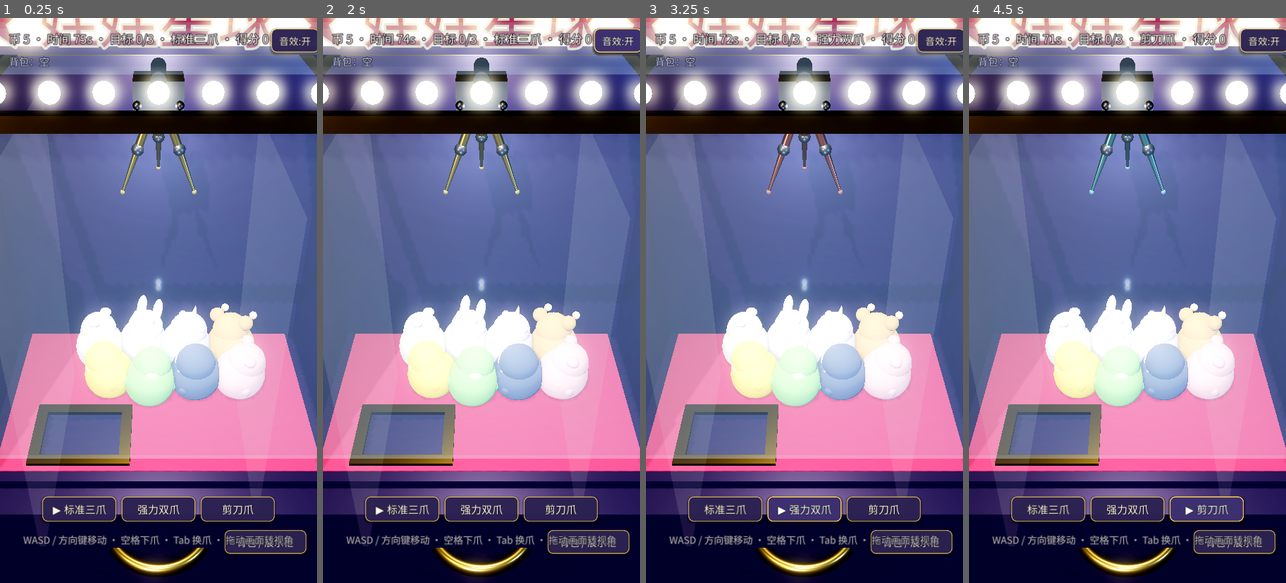
Above: before the commit, frames 1-4 (left to right).
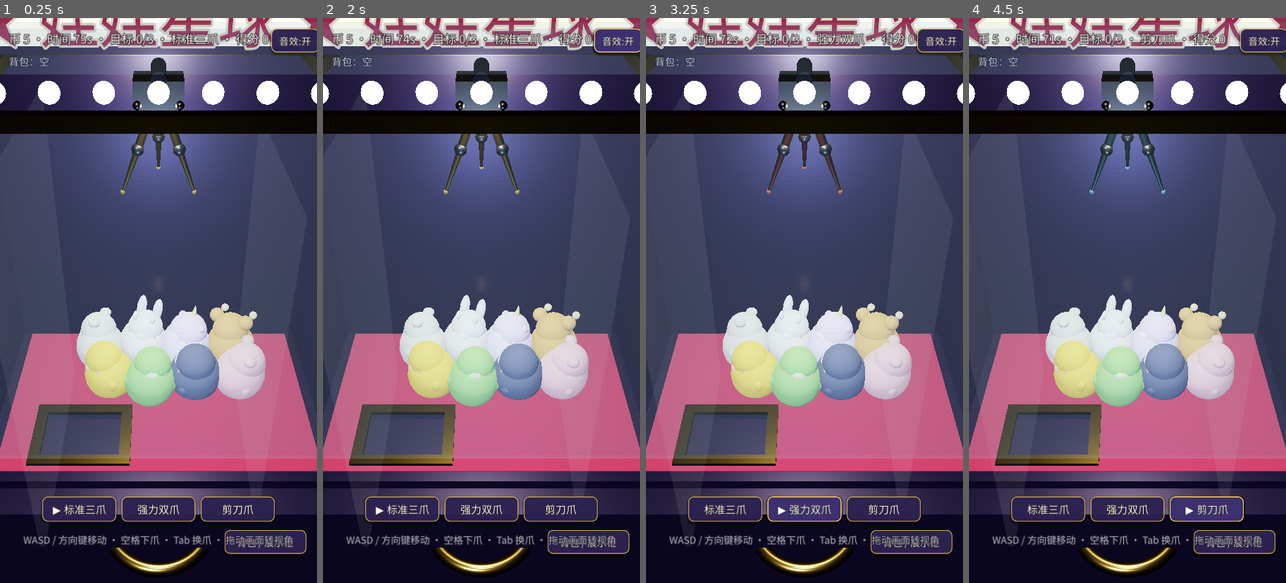
Above: after the commit, the same moments.

Repository: hl3w22bupt/myrd-playground
Game: Godot game, scene res://scenes/main.tscn
Same seed, same stepped clock (60 frames per second), same inputs: the game is played once before the commit and once after it.
Inputs:
- Up to frame 1 (0.25 s): no input
- Up to frame 2 (2 s): click "音效:开" at 0.5 s; click "已静音" at 1.25 s
- Up to frame 3 (3.25 s): click "▶ 标准三爪" at 2 s; click "强力双爪" at 2.75 s
- Up to frame 4 (4.5 s): click "标准三爪" at 3.5 s; click "剪刀爪" at 4.25 s

The runs differ from the first frame. In frame 1, 75% of the frame differs, in the area x 0-100%, y 0-99%; in frame 2, 75%; in frame 3, 75%; in frame 4, 75%.

Commit message:
feat(game-11): 画质 v2 性能分层 —— GPU 能力分级钳制 + 软渲染 LOW 档 + 灯组呼吸
同机同时刻对照实验：v1 与 v2 在 SwiftShader 门禁环境 fps 完全一致（均 5，本地读数；
上轮 10 为平台 runner 环境）—— 画质升级零帧回退，门禁阈值风险主要来自环境波动。

性能三层分级（全部显式可断言，非无声降级）：
- 壳页 game-page.ts：WebGL probe（UNMASKED_RENDERER_WEBGL）软渲染钳 DPR=1（与 v1 部署
  行为一致），真 GPU 钳 2（3x 屏文字接近原生锐度 + 功耗友好），URL ?dpr=N 覆盖；
- 游戏内 main.gd：adapter 名命中软渲染特征 → 启动即 LOW 档（关 MSAA/Glow/雾/颜色调整/
  两盏补光/主光阴影），跳过看门狗暖身（软渲染下帧窗口评估几十秒才收敛）；
- 质量看门狗保留：真机弱设备按帧预算逐级降档，quality_tier 可断言。

表现力补充：灯箱灯罩/灯泡 emission 正弦呼吸脉动（氛围 + 「画面在动」门禁低帧率下
稳定采样）。娃娃细分回调 26/13→22/11（仍高于 v1 20/10，顶点预算向软渲染让步）。

门禁：preflight PASS；GODOT_SMOKE: PASS；GODOT_FUZZ: PASS；GODOT_PLAYTEST: PASS；
server tsc --noEmit 通过。决策记录更新 docs/graphics-v2.md（含实测数据表）。

Co-Authored-By: Claude <noreply@anthropic.com>

Diff:
--- a/games/game-11/scripts/doll.gd
+++ b/games/game-11/scripts/doll.gd
@@ -94,10 +94,10 @@
 	var mesh := SphereMesh.new()
 	mesh.radius = r
 	mesh.height = r * 2.0 * sy
-	# 画质 v2（专项三）：细分从 20/10 提到 26/13 —— 弧面圆滑无棱；8 只 × ~20 件的
-	# 顶点量对 30fps 红线无压力（材质仍按款式缓存共享）。
-	mesh.radial_segments = 26
-	mesh.rings = 13
+	# 画质 v2（专项三）：细分从 20/10 提到 22/11 —— 弧面更圆滑；顶点预算给 SwiftShader
+	# 软渲染的门禁环境留余地（材质仍按款式缓存共享）。
+	mesh.radial_segments = 22
+	mesh.rings = 11
 	var inst := MeshInstance3D.new()
 	inst.mesh = mesh
 	inst.position = pos
--- a/games/game-11/scripts/machine.gd
+++ b/games/game-11/scripts/machine.gd
@@ -37,6 +37,17 @@
 var _mat_glass: StandardMaterial3D
 var _mat_lamp: StandardMaterial3D
 var _mat_bulb: StandardMaterial3D
+## 灯组呼吸计时（_process 里对共享 emission 材质做正弦脉动：画面常动 + 氛围表现力）。
+var _breath_t: float = 0.0
+
+
+func _process(delta: float) -> void:
+	_breath_t += delta
+	var breath := 0.5 + 0.5 * sin(_breath_t * 2.4)
+	if _mat_bulb != null:
+		_mat_bulb.emission_energy_multiplier = 2.7 + breath * 1.1
+	if _mat_lamp != null:
+		_mat_lamp.emission_energy_multiplier = 2.1 + breath * 0.7
 
 
 func field_rect() -> Rect2:
--- a/games/game-11/scripts/main.gd
+++ b/games/game-11/scripts/main.gd
@@ -47,7 +47,12 @@
 const WARMUP_FRAMES: int = 90
 const QUALITY_WINDOW_FRAMES: int = 60
 const QUALITY_FPS_FLOOR: float = 24.0
+## 软渲染特征串（SwiftShader/llvmpipe 等）：命中即跳过暖身直接 LOW 档 ——
+## 软渲染下看门狗的帧窗口评估要几十秒才收敛，等不起；adapter 名是能力检测不是 UA 嗅探。
+const SOFTWARE_RENDERER_KEYWORDS: PackedStringArray = ["swiftshader", "llvmpipe", "softpipe", "software"]
 var quality_tier: int = 0
+var _key_lights: Array[OmniLight3D] = []
+var _sun: DirectionalLight3D
 var _quality_frames: int = 0
 var _quality_window_time: float = 0.0
 var _quality_checked_windows: int = 0
@@ -133,20 +138,38 @@
 	sun.shadow_opacity = 0.72
 	sun.light_angular_distance = 2.0
 	add_child(sun)
+	_sun = sun
 	# 反射等效补光（对位玻璃罩/金属爪的高光）：左上暖金 + 右侧冷青，位置固定在
 	# 机台斜前上方，金属件的 metallic 高光会沿这两盏灯拉出可信的反光条。
+	# 补光引用进 _key_lights：LOW 档（软渲染）关掉 —— per-pixel 光照是软渲染的大头。
 	var key_warm := OmniLight3D.new()
 	key_warm.position = Vector3(-1.05, 1.65, 1.15)
 	key_warm.light_color = Color(1.0, 0.86, 0.58)
 	key_warm.light_energy = 1.1
 	key_warm.omni_range = 3.4
 	add_child(key_warm)
+	_key_lights.append(key_warm)
 	var key_cool := OmniLight3D.new()
 	key_cool.position = Vector3(1.25, 1.30, 0.95)
 	key_cool.light_color = Color(0.60, 0.78, 1.0)
 	key_cool.light_energy = 0.8
 	key_cool.omni_range = 3.2
 	add_child(key_cool)
+	_key_lights.append(key_cool)
+	# 软渲染（门禁/headless 仿真环境）启动即 LOW：帧预算物理上撑不起全效果，
+	# 等看门狗暖身收敛黄花菜都凉了；真 GPU（真机/桌面）保持 HIGH 全效果。
+	if _is_software_renderer():
+		quality_tier = 2
+		_apply_quality_tier()
+
+
+## 渲染后端能力检测：adapter 名含软渲染特征串 → 软渲染（SwiftShader/llvmpipe）。
+func _is_software_renderer() -> bool:
+	var adapter := RenderingServer.get_video_adapter_name().to_lower()
+	for keyword in SOFTWARE_RENDERER_KEYWORDS:
+		if adapter.contains(keyword):
+			return true
+	return false
 
 
 ## BGM：程序化合成的无缝循环曲（assets/music/bgm_shop.wav），循环在运行时设。
@@ -217,16 +240,24 @@
 	_apply_quality_tier()
 
 
-## 档位 → 具体关什么：MEDIUM 摘 MSAA+Glow（最贵的两项），LOW 再摘雾与颜色调整。
+## 档位 → 具体关什么：MEDIUM 摘 MSAA+Glow（最贵的两项），LOW 再摘雾/颜色调整/补光
+## （补光是 per-pixel 光照，软渲染下每盏都是一整遍全屏光照计算）。
 func _apply_quality_tier() -> void:
-	if _env == null:
-		return
 	if quality_tier >= 1:
 		get_viewport().msaa_3d = Viewport.MSAA_DISABLED
+	if _env == null:
+		return
+	if quality_tier >= 1:
 		_env.glow_enabled = false
 	if quality_tier >= 2:
 		_env.fog_enabled = false
 		_env.adjustment_enabled = false
+		for light in _key_lights:
+			light.light_energy = 0.0
+		# 阴影 pass = 整场景再画一遍 depth：软渲染下省掉它收益最大；
+		# 真机（HIGH/MEDIUM）保持软阴影（专项二「主光软阴影」在真机预览验收）。
+		if _sun != null:
+			_sun.shadow_enabled = false
 
 
 ## ── UI 主题（画质 v2 专项一：高清字体主题）──
Not shown, changed: games/game-11/docs/graphics-v2.md
Not shown, changed: games/game-11/export/web/index.html
Not shown, changed: games/game-11/export/web/index.pck
Not shown, changed: server/src/game-page.ts
